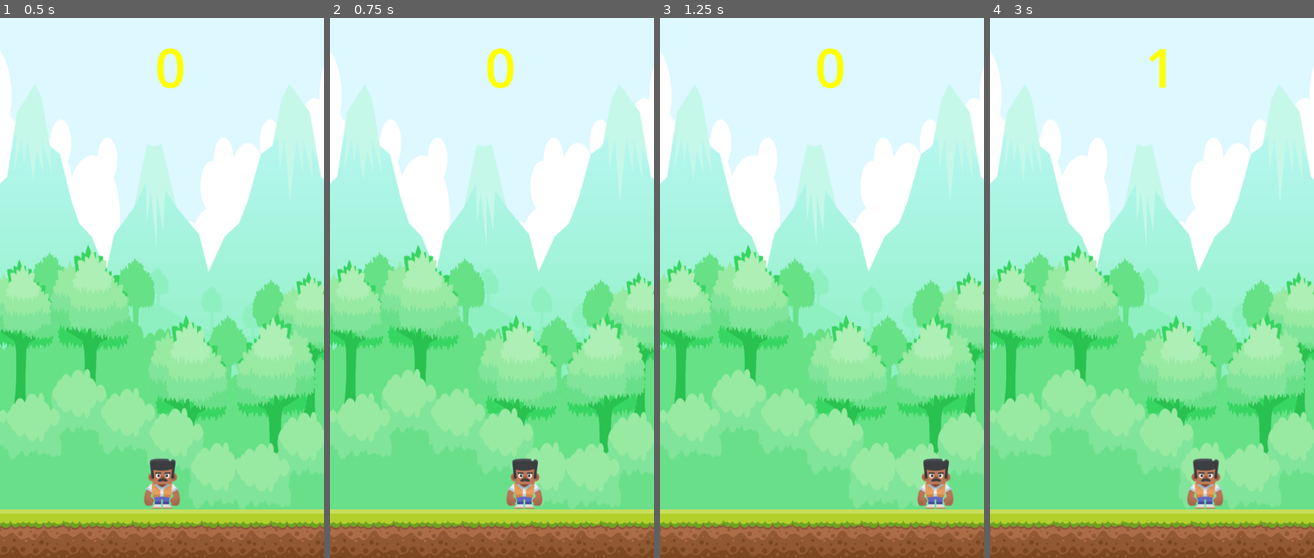
Above: before the commit, frames 1-4 (left to right).
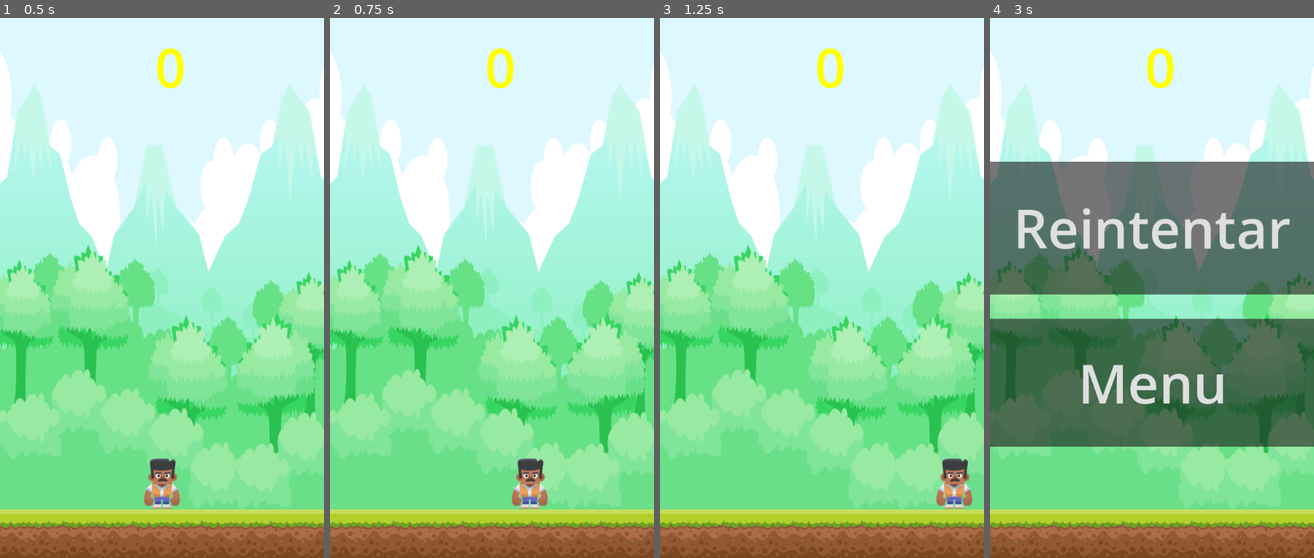
Above: after the commit, the same moments.

Repository: FormedNumber95/EsquivaSierrasGodot
Game: Godot game, scene res://escenas/escenaJuego.tscn
The game is run twice, just before and just after one commit, with the same random seed, the same clock (stepped at 60 frames per second) and the same inputs. Before the commit the project has no main scene; this scene is started directly in both runs.
Inputs:
- Up to frame 1 (0.5 s): no input
- Up to frame 2 (0.75 s): tap Enter at 0.5 s; hold Right (ui_right) from 0.53 s (still down)
- Up to frame 3 (1.25 s): keep holding Right (ui_right)
- Up to frame 4 (3 s): tap Space at 2 s; release Right (ui_right) at 2.03 s; hold Left (ui_left) 2.03-2.78 s; hold Right (ui_right) from 2.78 s (still down)

Frame 1 is identical in both runs. In frame 2, 0.7% of the frame differs, in the area x 54-68%, y 81-91%; in frame 3, 1.3%; in frame 4, 50%, in the area x 0-100%, y 5-91%.

Commit message:
añadido el menu principal
falta darle la funcionalidad al boton de skins

Diff:
--- /dev/null
+++ b/escenas/MenuPrincipal.tscn
@@ -0,0 +1,79 @@
+[gd_scene load_steps=7 format=3 uid="uid://csqu6ok1km4sl"]
+
+[ext_resource type="Script" path="res://scripts/menu_principal.gd" id="1_ctmin"]
+[ext_resource type="Texture2D" uid="uid://dmahi6n3wxui6" path="res://imagenes/BG.png" id="2_8i6q5"]
+[ext_resource type="Texture2D" uid="uid://csdnfsnb83jfy" path="res://imagenes/2.png" id="3_w5wl3"]
+
+[sub_resource type="RectangleShape2D" id="RectangleShape2D_qypki"]
+size = Vector2(653, 31)
+
+[sub_resource type="TileSetAtlasSource" id="TileSetAtlasSource_e2adk"]
+texture = ExtResource("3_w5wl3")
+texture_region_size = Vector2i(128, 128)
+0:0/0 = 0
+
+[sub_resource type="TileSet" id="TileSet_i8mts"]
+tile_size = Vector2i(128, 128)
+sources/0 = SubResource("TileSetAtlasSource_e2adk")
+
+[node name="CanvasLayer" type="CanvasLayer"]
+script = ExtResource("1_ctmin")
+
+[node name="Camera2D" type="Camera2D" parent="."]
+position = Vector2(300, 489)
+
+[node name="Backgroud" type="Sprite2D" parent="Camera2D"]
+position = Vector2(6.5, -13.25)
+scale = Vector2(0.663, 1.47267)
+texture = ExtResource("2_8i6q5")
+
+[node name="suelo" type="StaticBody2D" parent="Camera2D"]
+position = Vector2(-310, 410)
+collision_layer = 3
+collision_mask = 2
+
+[node name="CollisionShape2D" type="CollisionShape2D" parent="Camera2D/suelo"]
+position = Vector2(320, 15)
+shape = SubResource("RectangleShape2D_qypki")
+
+[node name="TileMapLayer" type="TileMapLayer" parent="Camera2D/suelo"]
+tile_map_data = PackedByteArray(0, 0, 0, 0, 0, 0, 0, 0, 0, 0, 0, 0, 0, 0, 1, 0, 0, 0, 0, 0, 0, 0, 0, 0, 0, 0, 2, 0, 0, 0, 0, 0, 0, 0, 0, 0, 0, 0, 3, 0, 0, 0, 0, 0, 0, 0, 0, 0, 0, 0, 4, 0, 0, 0, 0, 0, 0, 0, 0, 0, 0, 0)
+tile_set = SubResource("TileSet_i8mts")
+
+[node name="BtnEmpezar" type="Button" parent="."]
+anchors_preset = -1
+anchor_left = -0.012
+anchor_top = 0.09
+anchor_right = 1.0
+anchor_bottom = 0.336
+offset_left = 0.2
+offset_right = 1.0
+offset_bottom = -3.05176e-05
+theme_override_font_sizes/font_size = 100
+text = "Jugar"
+
+[node name="BtnSkin" type="Button" parent="."]
+anchors_preset = -1
+anchor_left = -0.003
+anchor_top = 0.379
+anchor_right = 1.0
+anchor_bottom = 0.627
+offset_left = -0.2
+offset_right = 6.0
+offset_bottom = -6.10352e-05
+theme_override_font_sizes/font_size = 100
+text = "Skins"
+
+[node name="BtnSalir" type="Button" parent="."]
+anchors_preset = -1
+anchor_left = -0.008
+anchor_top = 0.651
+anchor_right = 1.0
+anchor_bottom = 0.892
+offset_left = -0.2
+offset_right = 3.0
+theme_override_font_sizes/font_size = 100
+text = "Salir"
+
+[connection signal="button_down" from="BtnEmpezar" to="." method="_on_btn_empezar_button_down"]
+[connection signal="button_down" from="BtnSalir" to="." method="_on_btn_salir_button_down"]
--- /dev/null
+++ b/escenas/interfaz_botones_restart.tscn
@@ -0,0 +1,31 @@
+[gd_scene load_steps=2 format=3 uid="uid://cxnjbr3wssasp"]
+
+[ext_resource type="Script" path="res://scripts/interfaz_botones_restart.gd" id="1_grobr"]
+
+[node name="InterfazBotonesRestart" type="CanvasLayer"]
+script = ExtResource("1_grobr")
+
+[node name="BtnEmpezar" type="Button" parent="."]
+anchors_preset = -1
+anchor_left = -0.007
+anchor_top = 0.266
+anchor_right = 1.0
+anchor_bottom = 0.512
+offset_left = 0.2
+offset_right = 4.0
+theme_override_font_sizes/font_size = 100
+text = "Reintentar"
+
+[node name="BtnMenu" type="Button" parent="."]
+anchors_preset = -1
+anchor_top = 0.557
+anchor_right = 1.012
+anchor_bottom = 0.794
+offset_left = -2.0
+offset_top = -6.10352e-05
+offset_right = -0.200073
+theme_override_font_sizes/font_size = 100
+text = "Menu"
+
+[connection signal="button_down" from="BtnEmpezar" to="." method="_on_btn_empezar_button_down"]
+[connection signal="button_down" from="BtnMenu" to="." method="_on_btn_menu_button_down"]
--- a/project.godot
+++ b/project.godot
@@ -11,6 +11,7 @@
 [application]
 
 config/name="JuegoGatoGodot"
+run/main_scene="res://escenas/MenuPrincipal.tscn"
 config/features=PackedStringArray("4.3", "Mobile")
 config/icon="res://icon.svg"
 
--- a/scripts/game_manager.gd
+++ b/scripts/game_manager.gd
@@ -4,6 +4,7 @@
 var generador:Node2D
 var puntos:int=0
 var gameOver:bool=false
+const escenaMuerte="res://escenas/interfaz_botones_restart.tscn"
 
 func _ready() -> void:
 	generador=get_node("../Spawner")
@@ -12,8 +13,11 @@
 	if(!gameOver):
 		puntos+=1
 		$"../CanvasLayer/Label".text=str(puntos)
+		if(puntos%10==0):
+			$"../Spawner/Timer".wait_time=$"../Spawner/Timer".wait_time*0.9
 
 func game_over() -> void:
 	gameOver=true
 	generador.pararDeGenerar()
-	#TODO acabar el metodo con el UI
+	var escena_final=preload(escenaMuerte).instantiate()
+	add_child(escena_final)
--- /dev/null
+++ b/scripts/interfaz_botones_restart.gd
@@ -0,0 +1,12 @@
+class_name InterfazBotones
+extends CanvasLayer
+
+const JUEGO="res://escenas/escenaJuego.tscn"
+const MENU_INICIO="res://escenas/MenuPrincipal.tscn"
+
+
+func _on_btn_empezar_button_down() -> void:
+	get_tree().change_scene_to_file(JUEGO)
+
+func _on_btn_menu_button_down() -> void:
+	get_tree().change_scene_to_file(MENU_INICIO)
--- /dev/null
+++ b/scripts/menu_principal.gd
@@ -0,0 +1,10 @@
+extends CanvasLayer
+
+const JUEGO="res://escenas/escenaJuego.tscn"
+
+func _on_btn_empezar_button_down() -> void:
+	get_tree().change_scene_to_file(JUEGO)
+
+
+func _on_btn_salir_button_down() -> void:
+	get_tree().quit()
--- a/scripts/personaje_principal.gd
+++ b/scripts/personaje_principal.gd
@@ -3,7 +3,7 @@
 
 signal jugadorEliminado()
 
-const SPEED:float = 300.0
+const SPEED:float = 350.0
 
 func _physics_process(delta: float) -> void:
 	# Add the gravity.
--- a/scripts/sierra.gd
+++ b/scripts/sierra.gd
@@ -9,10 +9,8 @@
 
 func _on_body_entered(body: Node) -> void:
 	if body is Jugador:
-		print("JUGADOR")
 		if (body.has_method("tocado")):
 			body.tocado()
 	else:
-		print("SUELO")
 		gameManager.conseguir_puntos()
 	queue_free()
--- a/scripts/spawner.gd
+++ b/scripts/spawner.gd
@@ -17,7 +17,6 @@
 	sierra.position.y=position.y
 	sierra.gameManager=gameManager
 	add_child(sierra)
-	print(mi_posicion)
 
 func pararDeGenerar():
 	$Timer.stop()
Not shown: 1 places in escenas/escenaJuego.tscn that only renumber resources
